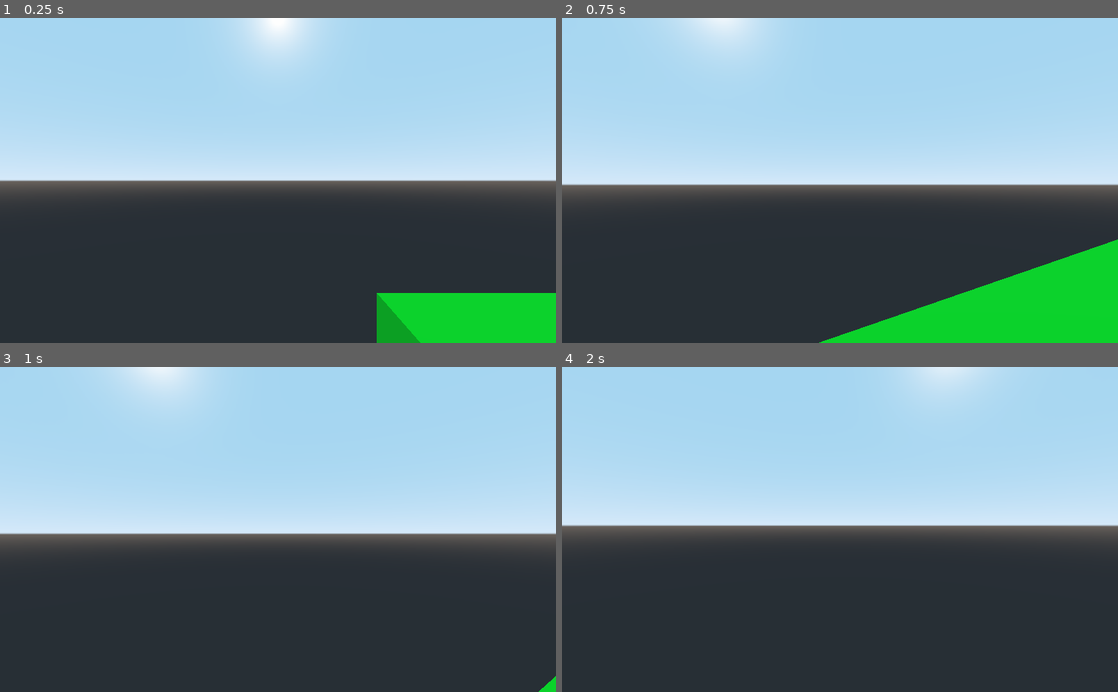
Above: before the commit, frames 1-4 (two rows, left to right).
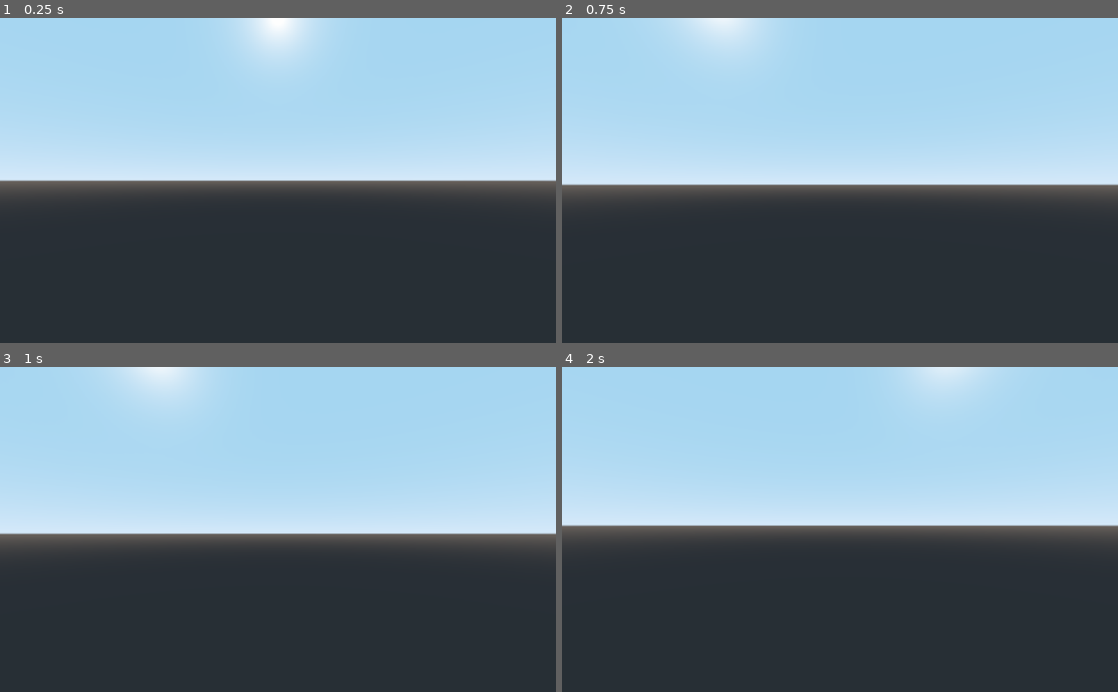
Above: after the commit, the same moments.

Repository: The-Tensox/the-tensox-godot
Game: Godot game, scene res://scenes/Default_world.tscn
Two runs of this game, one before a commit and one after it. Both use one fixed random seed, a clock stepped at 60 frames per second and the inputs below.
Inputs (mouse positions are in pixels of both pictures, inside the frame that each line leads up to):
- Up to frame 1 (0.25 s): no input
- Up to frame 2 (0.75 s): tap Enter at 0.5 s; move the mouse to (867, 180) at 0.52 s; hold Up (ui_up) from 0.53 s (still down); click (867, 180) at 0.67 s
- Up to frame 3 (1 s): keep holding Up (ui_up)
- Up to frame 4 (2 s): keep holding Up (ui_up); tap Space at 1.25 s; move the mouse to (812, 529) at 1.27 s

The runs differ from the first frame. In frame 1, 5.0% of the frame differs, in the area x 67-100%, y 84-100%; in frame 2, 8.6%, in the area x 46-100%, y 68-100%; in frame 3, less than 0.1%; in frame 4, nothing differs.
Error after the commit: Unable to iterate on object of type 'Nil'. (res://networks/World_Sync.gd:30)

Commit message:
Impl GET on connection + fun stuff

Diff:
--- a/networks/World_Sync.gd
+++ b/networks/World_Sync.gd
@@ -1,31 +1,34 @@
 extends HTTPRequest
 
-# TODO: some kind of nice design of a macro level world handler
-# for example it will check if new entities such a new clouds appear ...
-# if there is a new cloud, spawn it then the cloud handle it"s network sync itself ....
+# Currently this script is highly specialized in the handling of object table
+
+export var HOST = "127.0.0.1"
+export var PORT_REST = "8001"
+export var PORT_WEBSOCKET = "3012"
 var ws = null
 var cube = preload("res://scenes/Cube.tscn")
 var instances = Array()
 
 # Called when the node enters the scene tree for the first time.
 func _ready():
+	connect("request_completed", self, "_on_HTTPRequest_request_completed")
 	ws = WebSocketClient.new()
 	ws.connect("connection_established", self, "_connection_established")
 	ws.connect("connection_closed", self, "_connection_closed")
 	ws.connect("connection_error", self, "_connection_error")
 	ws.connect("data_received", self, "_data_received")
 
-	var url = "ws://127.0.0.1:3012"
-	print("Connecting to " + url)
-	print(ws.connect_to_url(url))
-	# $HTTPRequest.request("http://localhost:8001/weather")
-	#pass # Replace with function body.
+	var websocket_url = str("ws://", HOST, ":", PORT_WEBSOCKET)
+	print("Connecting to " + websocket_url)
+	print(ws.connect_to_url(websocket_url))
+
+	# On connection we want to get all the stuff currently in the db
+	request(str("http://", HOST, ":", PORT_REST, "/objects"))
 
 func _on_HTTPRequest_request_completed( result, response_code, headers, body ):
-	print("Response")
-	var json = JSON.parse(body.get_string_from_utf8())
-	print(json.result)
-
+	var parsed_json = parse_json(body.get_string_from_utf8())
+	for object in parsed_json:
+		_process_data({"data": object, "protocol": "GET"})
 
 func _make_post_request(url, data_to_send, use_ssl):
     # Convert data to json string:
@@ -49,36 +52,7 @@
 	var json_string = ws.get_peer(1).get_packet().get_string_from_ascii()
 	var dict
 	dict = parse_json(json_string)
-	var data = dict["data"]
-	var protocol = dict["protocol"]
-	print("Parsed", dict)
-	print("Data", data)
-	print("Protocol", protocol)
-	var instance
-	#if protocol == "POST":
-
-	#elif protocol == "PUT":
-	for i in instances:
-		if i["data"]["id"] == data["id"]:
-			instance = i["instance"]
-
-	if not instance:
-		instance = cube.instance()
-		instances.push_front({ "data": data, "instance": instance })
-		var scene_root = get_tree().root.get_children()[0]
-		scene_root.add_child(instance)
-	#else:
-	#	print("Uninplemented protocol:", protocol)
-	#print(instance.get_property_list())
-	#instance.global_transform = self.global_transform
-	#instance.scale = Vector3(data["scale_x"], data["scale_y"], data["scale_z"])
-	instance.translation = Vector3(data["position_x"], data["position_y"], data["position_z"])
-	instance.rotation = Vector3(data["rotation_x"], data["rotation_y"], data["rotation_z"])
-
-
-
-
-
+	_process_data(dict)
 
 func _process(delta):
 
@@ -91,3 +65,42 @@
 			var test = ws.get_peer(1).get_var()
 			print("recieve %s" % test)
 	"""
+
+# TODO: find better name
+func _process_data(parsed_json):
+	var data = parsed_json["data"]
+	var protocol = parsed_json["protocol"]
+	var instance
+	for i in range(instances.size()):
+		if instances[i]["data"]["id"] == data["id"]:
+			instance = instances[i]["instance"]
+			if protocol == "DELETE":
+				instances.remove(i)
+				instance.queue_free()
+				# return doesn't work in GDScript like other language it seems =)
+
+	if not instance and protocol != "DELETE":
+		instance = cube.instance()
+		# Random color ^^
+		var color = Color(rand_range(0,255), rand_range(0,255), rand_range(0,255))
+		# TODO: fix it doesn't work different color cuz same object = same material
+		# maybe create new material on runtime ...
+		if data["kind"] == "ground":
+			color = "#663300" # Brown
+		elif data["kind"] == "grass":
+			color = "#003300" # Green
+		instance.get_node("MeshInstance").get_surface_material(0).albedo_color = color
+		#print(instance.get_node("MeshInstance").material_override)
+		instances.push_front({ "data": data, "instance": instance })
+		var scene_root = get_tree().root.get_children()[0]
+		scene_root.add_child(instance)
+
+	#else:
+	#	print("Uninplemented protocol:", protocol)
+	#print(instance.get_property_list())
+	#instance.global_transform = self.global_transform
+
+	if instance and protocol != "DELETE":
+		instance.scale = Vector3(data["scale_x"], data["scale_y"], data["scale_z"])
+		instance.translation = Vector3(data["position_x"], data["position_y"], data["position_z"])
+		instance.rotation = Vector3(data["rotation_x"], data["rotation_y"], data["rotation_z"])
--- a/scenes/Default_world.gd
+++ /dev/null
@@ -1,20 +0,0 @@
-extends Spatial
-
-# Declare member variables here. Examples:
-# var a = 2
-# var b = "text"
-export var size_x = 1
-export var size_z = 1
-var collision_shape
-var mesh_instance
-
-# Called when the node enters the scene tree for the first time.
-func _ready():
-	collision_shape = $StaticBody/CollisionShape
-	mesh_instance = $StaticBody/MeshInstance
-	collision_shape.scale = Vector3(size_x, 1, size_z)
-	mesh_instance.scale = Vector3(size_x, 1, size_z)
-
-# Called every frame. 'delta' is the elapsed time since the previous frame.
-#func _process(delta):
-#	pass
--- a/scenes/Default_world.tscn
+++ b/scenes/Default_world.tscn
@@ -1,33 +1,13 @@
-[gd_scene load_steps=7 format=2]
+[gd_scene load_steps=3 format=2]
 
-[ext_resource path="res://scenes/Default_world.gd" type="Script" id=1]
-[ext_resource path="res://scripts/camera_control.gd" type="Script" id=2]
-[ext_resource path="res://networks/World_Sync.tscn" type="PackedScene" id=3]
-
-[sub_resource type="BoxShape" id=1]
-
-[sub_resource type="CubeMesh" id=2]
-
-[sub_resource type="SpatialMaterial" id=3]
-albedo_color = Color( 0, 1, 0.156863, 1 )
+[ext_resource path="res://scripts/camera_control.gd" type="Script" id=1]
+[ext_resource path="res://networks/World_Sync.tscn" type="PackedScene" id=2]
 
 [node name="Default_world" type="Spatial"]
-script = ExtResource( 1 )
-size_x = 10
-size_z = 10
 
 [node name="Camera" type="Camera" parent="."]
 transform = Transform( 1, 0, 0, 0, 1, 0, 0, 0, 1, -12.3104, 3.635, -4.54877 )
-script = ExtResource( 2 )
+script = ExtResource( 1 )
 max_speed = Vector3( 10, 10, 10 )
 
-[node name="World_Sync" parent="." instance=ExtResource( 3 )]
-
-[node name="StaticBody" type="StaticBody" parent="."]
-
-[node name="CollisionShape" type="CollisionShape" parent="StaticBody"]
-shape = SubResource( 1 )
-
-[node name="MeshInstance" type="MeshInstance" parent="StaticBody"]
-mesh = SubResource( 2 )
-material/0 = SubResource( 3 )
+[node name="World_Sync" parent="." instance=ExtResource( 2 )]
